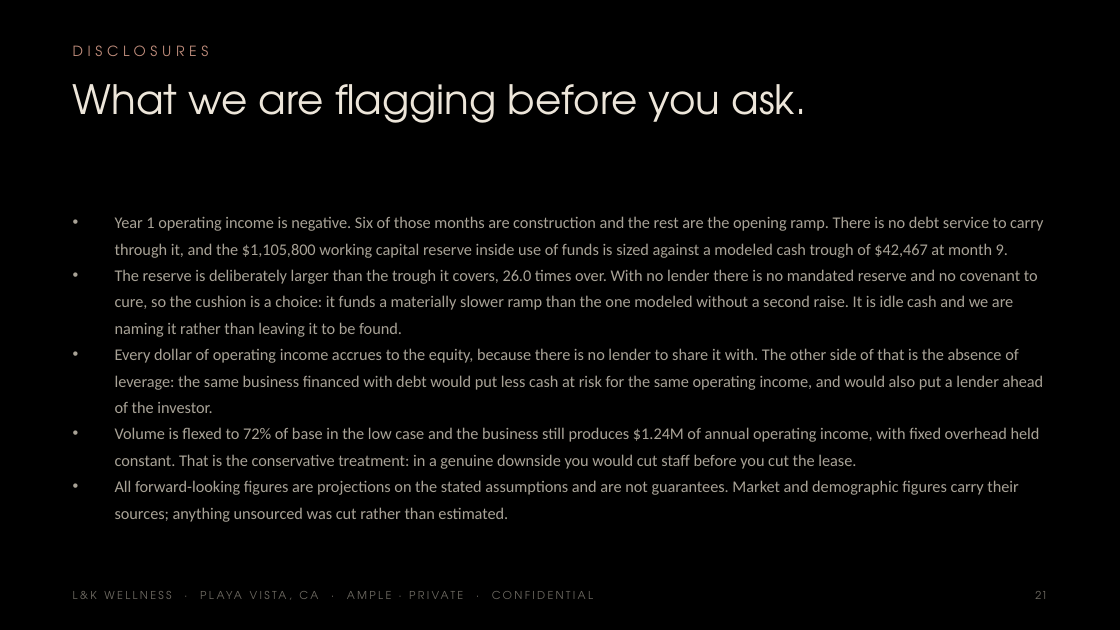
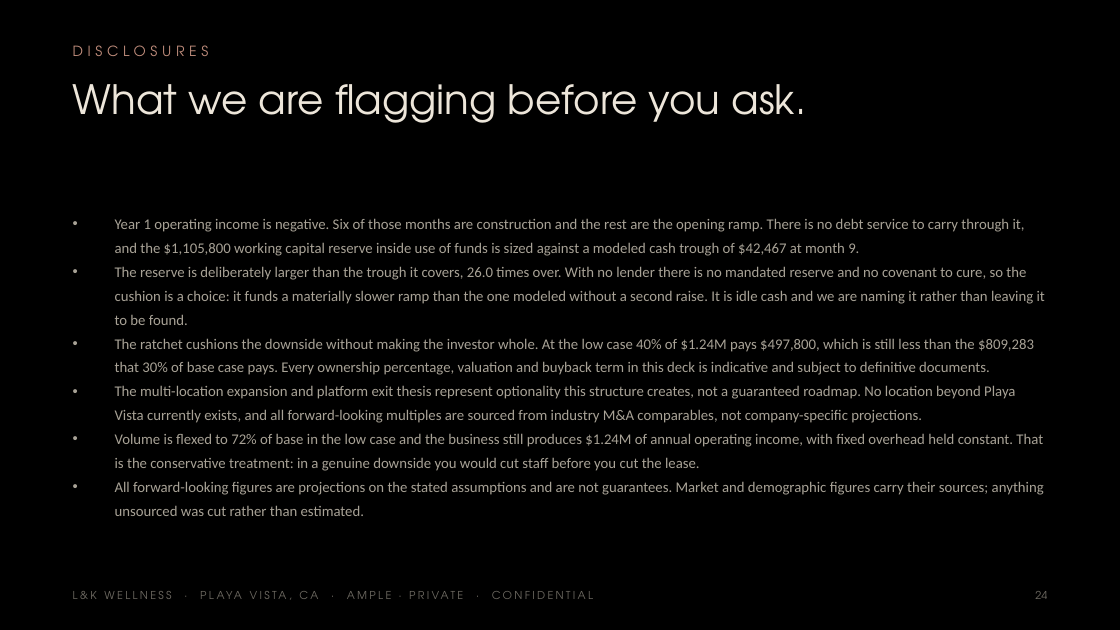
Before and after one commit to apexalpha811/lkwellness, a slide deck: slide 24 of L-K-Wellness-Ample-4.75M-Private.pptx (slide 21 before the commit). Drawn at 1120x630 pixels with LibreOffice and Linux fonts; fonts in the diff are those of the drawing. Boxes give left, top, right and bottom in pixels: in the first picture for what was removed or moved away, otherwise in the second. Text is boxed around its words. In the diff, an @@ line names an element or a change of style, - is before the commit and + after.

```diff
--- a/L-K-Wellness-Ample-4.75M-Private.pptx
+++ b/L-K-Wellness-Ample-4.75M-Private.pptx
@@ text at bbox=[115, 218, 1045, 516]: size 10.5 to 9.5 pt in "Year 1 operating income is negative. Six ...", "The reserve is deliberately larger than the ...", "Volume is flexed to 72% of base ...", "All forward-looking figures are projections on the ..." @@
@@ text at bbox=[115, 338, 1034, 423]: text changed; size 10.5 to 9.5 pt @@
-• Every dollar of operating income accrues to the equity, because there is no lender to share it with. The other side of that is the absence of leverage: the same business financed with debt would put less cash at risk for the same operating income, and would also put a lender ahead of the investor.
+• The ratchet cushions the downside without making the investor whole. At the low case 40% of $1.24M pays $497,800, which is still less than the $809,283 that 30% of base case pays. Every ownership percentage, valuation and buyback term in this deck is indicative and subject to definitive documents.
+• The multi-location expansion and platform exit thesis represent optionality this structure creates, not a guaranteed roadmap. No location beyond Playa Vista currently exists, and all forward-looking multiples are sourced from industry M&A comparables, not company-specific projections.
@@ text at bbox=[1035, 591, 1047, 599]: text changed @@
-21
+24
```
Also in this commit, not shown: 16 other slides changed, 3 slides added, 5 other files.
